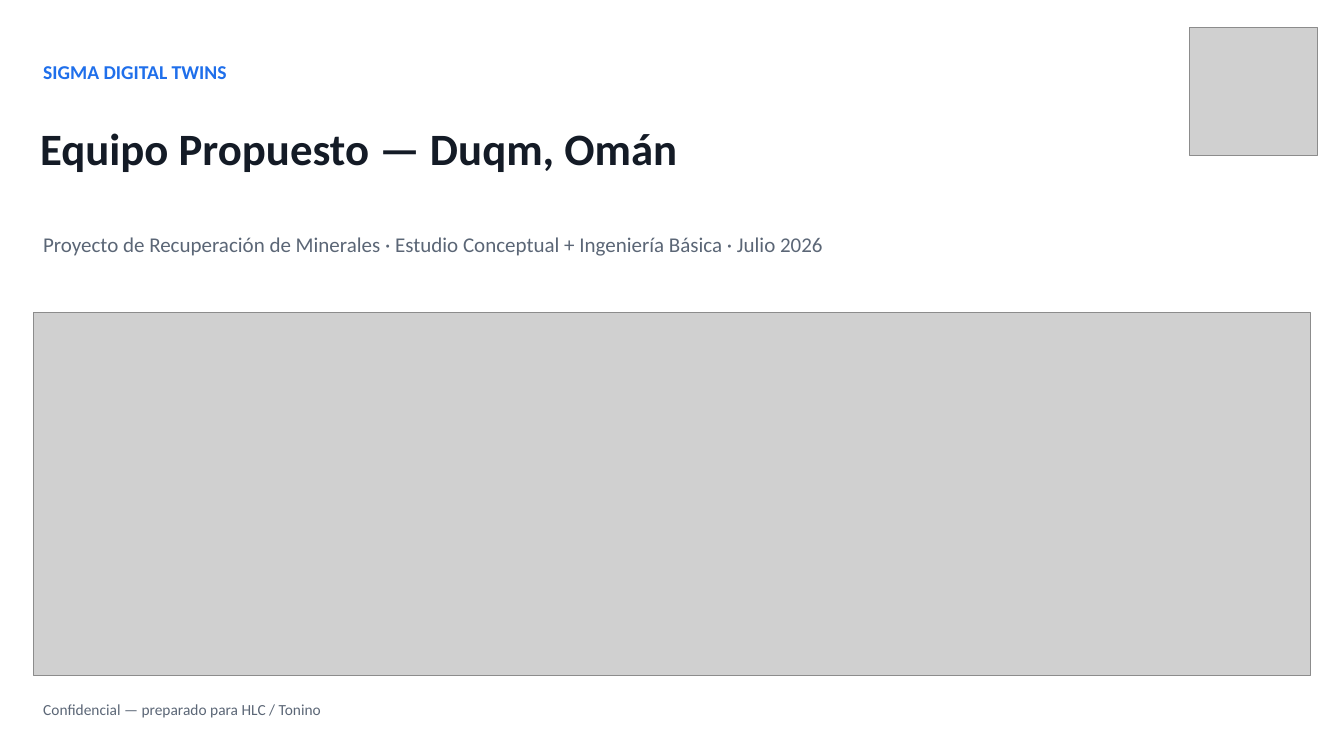
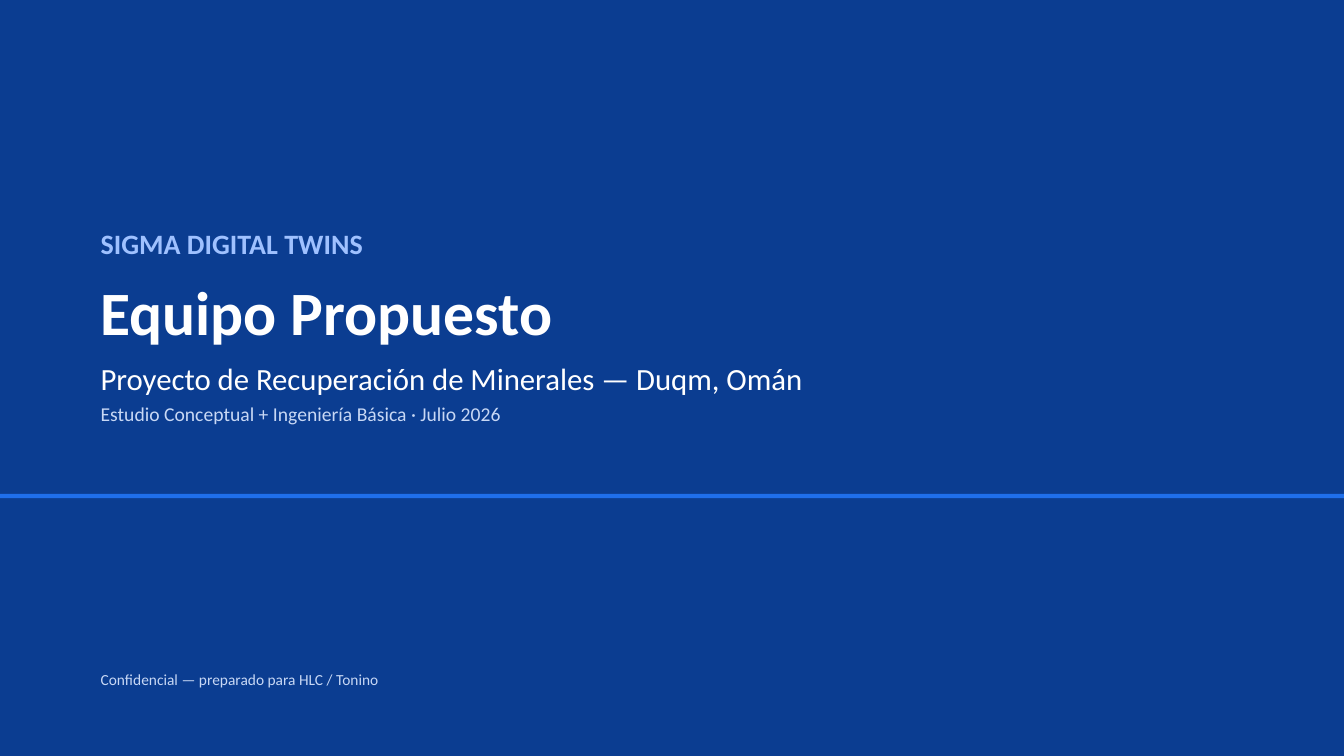
Before and after one commit to jjuri-socialmining/_DemoCustomerOps, a slide deck: slide 1 of web/og-b0d2f7a3-files/Sigma-Digital-Twins-Equipo-Duqm-ES.pptx. Drawn at 1344x756 pixels with LibreOffice and Linux fonts; fonts in the diff are those of the drawing; grey boxes stand for pictures. Boxes give left, top, right and bottom in pixels: in the first picture for what was removed or moved away, otherwise in the second. Text is boxed around its words. In the diff, an @@ line names an element or a change of style, - is before the commit and + after.

```diff
--- a/web/og-b0d2f7a3-files/Sigma-Digital-Twins-Equipo-Duqm-ES.pptx
+++ b/web/og-b0d2f7a3-files/Sigma-Digital-Twins-Equipo-Duqm-ES.pptx
@@ rectangle added at [0, 0, 1344, 756], fill #0B3D91 @@
@@ picture removed at [1190, 27, 1318, 155] @@
@@ text removed at [43, 66, 227, 79] @@
-SIGMA DIGITAL TWINS
@@ text removed at [43, 237, 822, 256] @@
-Proyecto de Recuperación de Minerales · Estudio Conceptual + Ingeniería Básica · Julio 2026
@@ text at [101, 235, 802, 425]: text changed; size 32 to 14 pt; text colour #141B26 to #FFFFFF; bold off @@
-Equipo Propuesto — Duqm, Omán
+SIGMA DIGITAL TWINS
+Equipo Propuesto
+Proyecto de Recuperación de Minerales — Duqm, Omán
+Estudio Conceptual + Ingeniería Básica · Julio 2026
@@ picture removed at [33, 313, 1311, 676] @@
@@ rectangle added at [0, 494, 1344, 498], fill #1F6FEB @@
@@ text "Confidencial — preparado para HLC ...": place and size @@
-text "Confidencial — preparado para HLC ..." at [43, 704, 321, 718]
+text "Confidencial — preparado para HLC ..." at [101, 674, 378, 688]
@@ text "Confidencial — preparado para HLC ..." at [101, 674, 378, 688]: text colour #5B6676 to #C8D8F5 @@
```
Also in this commit, not shown: 1 slide removed, 1 other file.
